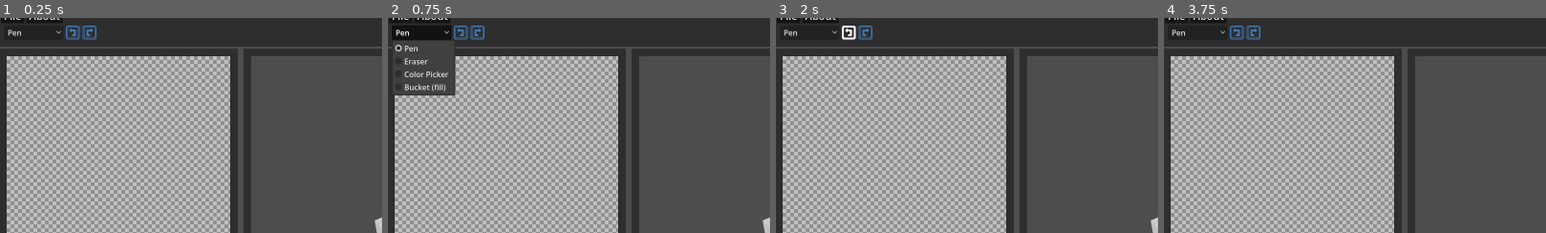
Above: before the commit, frames 1-4 (left to right).
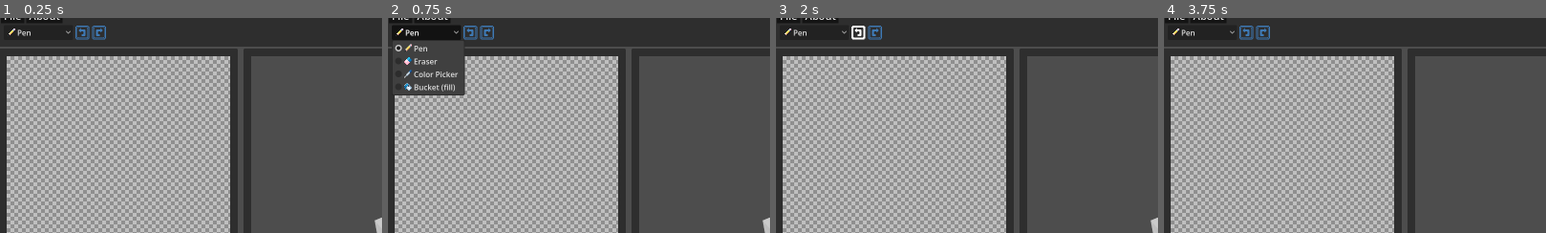
Above: after the commit, the same moments.

Repository: Nolini135/Minecraft-Skin-Manager
Game: Godot game, scene res://scenes/skin_edtitor.tscn
Same seed, same stepped clock (60 frames per second), same inputs: the game is played once before the commit and once after it.
Inputs (mouse positions are % of the whole screen's width and height, from its top left; square brackets give the same spot before the commit, where the layout moved):
- Up to frame 1 (0.25 s): no input
- Up to frame 2 (0.75 s): click "Pen" at 0.5 s
- Up to frame 3 (2 s): click (11, 6) [10, 6] at 1.25 s
- Up to frame 4 (3.75 s): click (13, 6) [12, 6] at 2 s; click (26, 83) at 2.75 s; click (22, 83) at 3.5 s
The pictures show only the part of the screen within x 0-50%, y 2-52%; the shares and areas given below are measured in that part.

The runs differ from the first frame. In frame 1, 0.6% of the frame differs, in the area x 2-28%, y 3-11%; in frame 2, 2.0%, in the area x 2-28%, y 3-36%; in frame 3, 0.7%; in frame 4, 0.6%.

Commit message:
Tools Corrected & new textures
Tool Selector Signal connected and new textures on the tool selector

Diff:
--- a/minecraft_skin_manager/scenes/skin_edtitor.tscn
+++ b/minecraft_skin_manager/scenes/skin_edtitor.tscn
@@ -9,10 +9,14 @@
 [ext_resource type="Texture2D" uid="uid://ct5lhgb6mt2bp" path="res://assets/buttons/undo.png" id="4_eu11n"]
 [ext_resource type="PackedScene" uid="uid://b216g4556ipw" path="res://scenes/skin_viewer_3d.tscn" id="4_w2r33"]
 [ext_resource type="Script" uid="uid://cu6p1mjwikr4s" path="res://scripts/skin_viewer_3d.gd" id="5_0yuvx"]
+[ext_resource type="Texture2D" uid="uid://cnjp47a4hnkt5" path="res://assets/tools/pen_16.png" id="5_4xiir"]
 [ext_resource type="Texture2D" uid="uid://cskqcq356jdhc" path="res://assets/buttons/undo_hover.png" id="5_r1o0h"]
 [ext_resource type="Texture2D" uid="uid://npl6wtohkqfj" path="res://assets/buttons/redo.png" id="6_3xo5m"]
+[ext_resource type="Texture2D" uid="uid://cutcj4nswoug3" path="res://assets/tools/eraser_16.png" id="6_u6yaq"]
+[ext_resource type="Texture2D" uid="uid://df0wwvkc7btmh" path="res://assets/tools/color_picker_16.png" id="7_1lfo5"]
 [ext_resource type="PackedScene" uid="uid://bn1nuiggj0jdf" path="res://scenes/Windows/about_window.tscn" id="7_hyoa5"]
 [ext_resource type="Texture2D" uid="uid://cqqovq7uwabmm" path="res://assets/buttons/redo_hover.png" id="7_xsxd8"]
+[ext_resource type="Texture2D" uid="uid://cfjm5mdhfq681" path="res://assets/tools/bucket_16.png" id="8_l67ed"]
 [ext_resource type="PackedScene" uid="uid://o4kypjhbytfa" path="res://scenes/Windows/new_skin_confirmation_dialog.tscn" id="9_sf01n"]
 [ext_resource type="Shader" uid="uid://xmx42gatdn87" path="res://shaders/grid_shader.gdshader" id="9_xsxd8"]
 
@@ -110,18 +114,23 @@
 
 [node name="ToolSelector" type="OptionButton" parent="VBoxContainer/ToolsPanel/MarginContainer/VBoxContainer/HBoxContainer" unique_id=1782751150]
 unique_name_in_owner = true
+texture_filter = 1
 custom_minimum_size = Vector2(120, 0)
 layout_mode = 2
 size_flags_vertical = 4
 selected = 0
 item_count = 4
 popup/item_0/text = "Pen"
+popup/item_0/icon = ExtResource("5_4xiir")
 popup/item_0/id = 0
 popup/item_1/text = "Eraser"
+popup/item_1/icon = ExtResource("6_u6yaq")
 popup/item_1/id = 1
 popup/item_2/text = "Color Picker"
+popup/item_2/icon = ExtResource("7_1lfo5")
 popup/item_2/id = 2
 popup/item_3/text = "Bucket (fill)"
+popup/item_3/icon = ExtResource("8_l67ed")
 popup/item_3/id = 3
 
 [node name="UndoButton" type="TextureButton" parent="VBoxContainer/ToolsPanel/MarginContainer/VBoxContainer/HBoxContainer" unique_id=271982464]
@@ -436,6 +445,7 @@
 [connection signal="index_pressed" from="VBoxContainer/ToolsPanel/MarginContainer/VBoxContainer/MenuBar/FileMenu" to="VBoxContainer/ToolsPanel/MarginContainer/VBoxContainer/MenuBar" method="_on_file_menu_index_pressed"]
 [connection signal="about_to_popup" from="VBoxContainer/ToolsPanel/MarginContainer/VBoxContainer/MenuBar/AboutMenu" to="VBoxContainer/ToolsPanel/MarginContainer/VBoxContainer/MenuBar" method="_on_about_menu_about_to_popup"]
 [connection signal="item_selected" from="VBoxContainer/ToolsPanel/MarginContainer/VBoxContainer/HBoxContainer/ToolSelector" to="." method="_on_tool_selector_item_selected"]
+[connection signal="item_selected" from="VBoxContainer/ToolsPanel/MarginContainer/VBoxContainer/HBoxContainer/ToolSelector" to="Components/ToolComponent" method="_on_tool_selector_item_selected"]
 [connection signal="pressed" from="VBoxContainer/ToolsPanel/MarginContainer/VBoxContainer/HBoxContainer/UndoButton" to="." method="_on_undo_button_pressed"]
 [connection signal="pressed" from="VBoxContainer/ToolsPanel/MarginContainer/VBoxContainer/HBoxContainer/RedoButton" to="." method="_on_redo_button_pressed"]
 [connection signal="mouse_entered" from="VBoxContainer/HBoxContainer/HSplitContainer/VSplitContainer/CanvasPanel/MarginContainer/CanvasViewer" to="." method="_on_canvas_viewer_mouse_entered"]
Binary file added: minecraft_skin_manager/assets/tools/bucket_16.png
Not shown, added: minecraft_skin_manager/assets/tools/bucket_16.png.import
Binary file added: minecraft_skin_manager/assets/tools/color_picker_16.png
Not shown, added: minecraft_skin_manager/assets/tools/color_picker_16.png.import
Binary file added: minecraft_skin_manager/assets/tools/eraser_16.png
Not shown, added: minecraft_skin_manager/assets/tools/eraser_16.png.import
Binary file added: minecraft_skin_manager/assets/tools/pen_16.png
Not shown, added: minecraft_skin_manager/assets/tools/pen_16.png.import
Binary file added: minecraft_skin_manager/assets/tools/pen_8.png
Not shown, added: minecraft_skin_manager/assets/tools/pen_8.png.import
